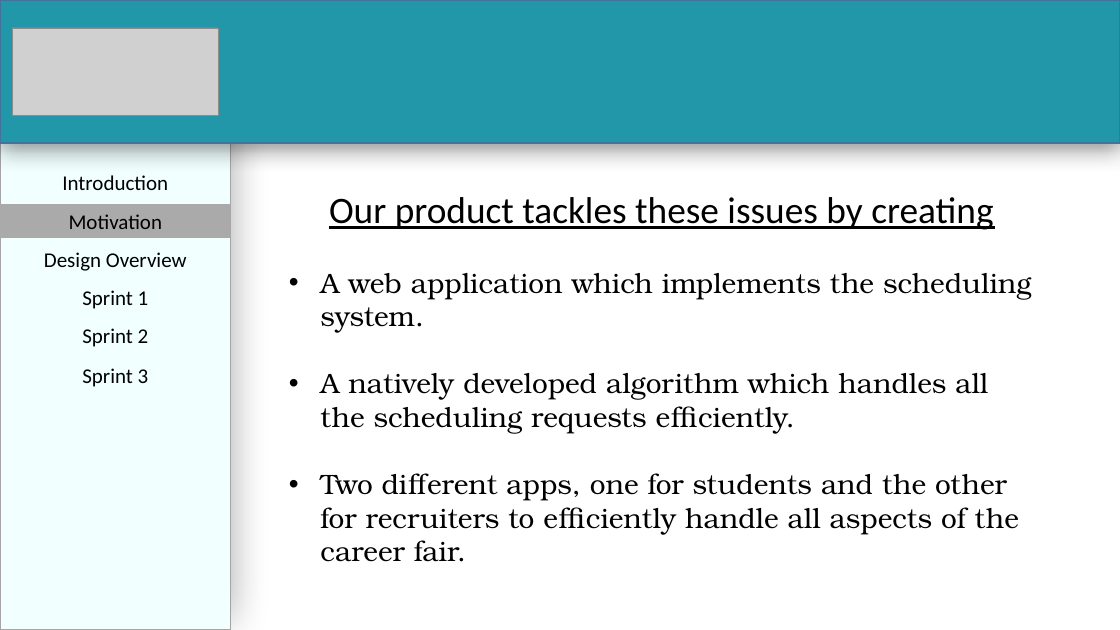
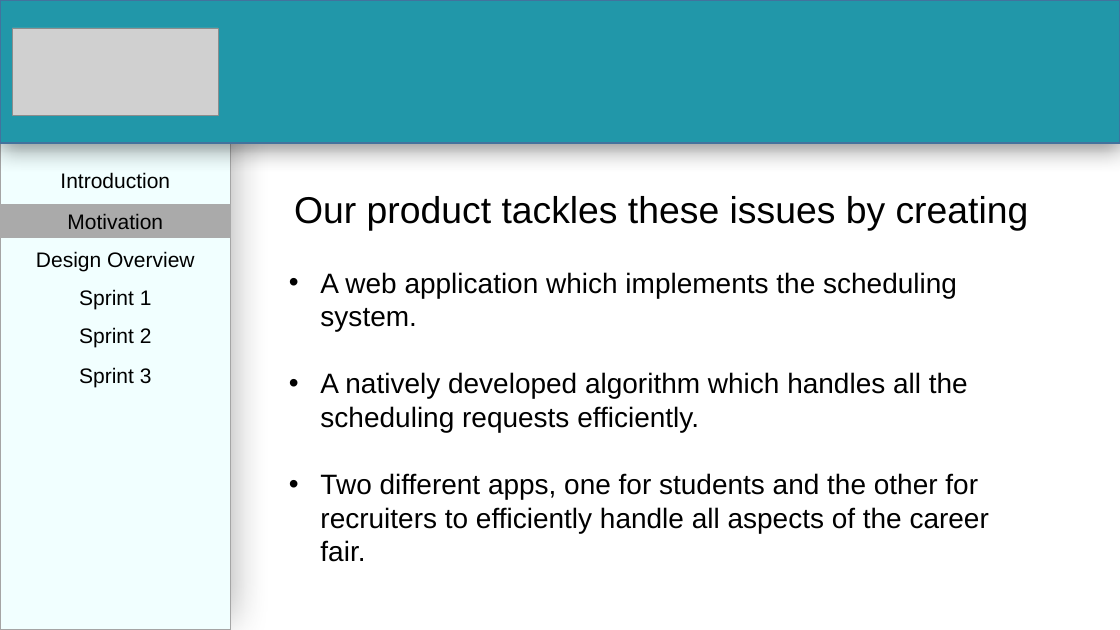
Before and after one commit to PalinaRawat/MyPQue, a slide deck: slide 5 of Documents/Team 7 - Sprint 3 Presentation.pptx (slide 6 before the commit). Drawn at 1120x630 pixels with LibreOffice and Linux fonts; fonts in the diff are those of the drawing; grey boxes stand for pictures. Boxes give left, top, right and bottom in pixels: in the first picture for what was removed or moved away, otherwise in the second. Text is boxed around its words. In the diff, an @@ line names an element or a change of style, - is before the commit and + after.

```diff
--- a/Documents/Team 7 - Sprint 3 Presentation.pptx
+++ b/Documents/Team 7 - Sprint 3 Presentation.pptx
@@ font Calibri to Arial in 6 elements at bbox=[0, 204, 231, 238], bbox=[36, 251, 194, 272], bbox=[79, 289, 152, 310], bbox=[79, 327, 152, 348], bbox=[79, 367, 152, 388], bbox=[60, 172, 170, 189] @@
@@ text "Our product tackles these issues ..." at bbox=[294, 196, 1029, 562]: font Calibri to Arial, underline off in "Our product tackles these issues by creating"; font TeX Gyre Bonum to Arial in "A web application which implements the scheduling ...", "A natively developed algorithm which handles all ...", "Two different apps, one for students and ..." @@
```
Also in this commit, not shown: 9 other slides changed, 8 slides added, 1 other file.
